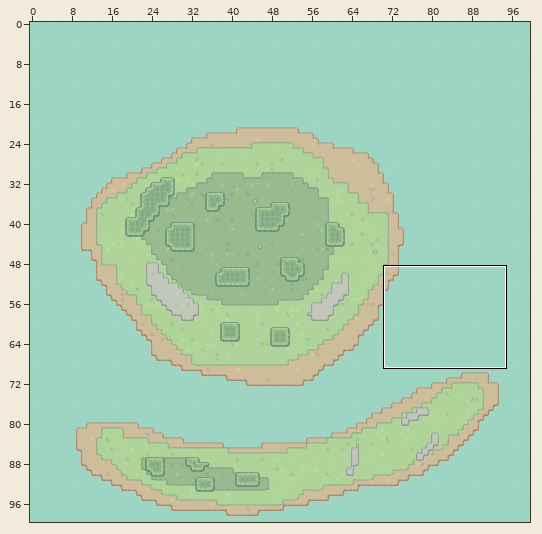
Level history. Tiled map (JSON): resources/MAP/big_test.tmj. The first picture is a wide view before the edit; the outline marks the close-up.
Close-up. Old version:
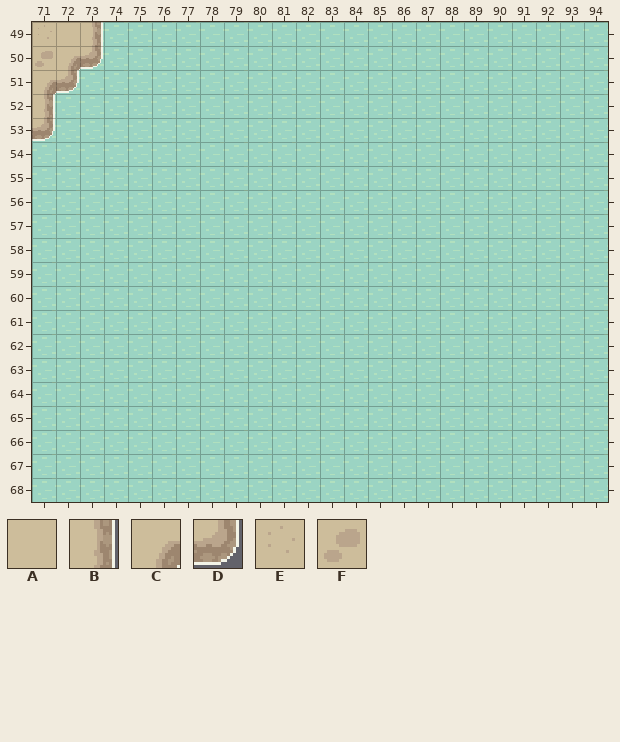
Cells are 16x16 px. Shown: x 71..94, y 49..68. The commit also changed other parts of the map, which this record leaves out.
Key: from "dark_tiles": A 34, B 35, C 38, D 68, E 166, F 169.
_ is an empty cell.
Layers that did not change in this view are not listed.
Layer "terrain" before, first column x 71:
49 EAB_____________________
50 FCD_____________________
51 CD______________________
52 B_______________________
53 D_______________________
54 ________________________
55 ________________________
56 ________________________
57 ________________________
58 ________________________
59 ________________________
60 ________________________
61 ________________________
62 ________________________
63 ________________________
64 ________________________
65 ________________________
66 ________________________
67 ________________________
68 ________________________
The result:
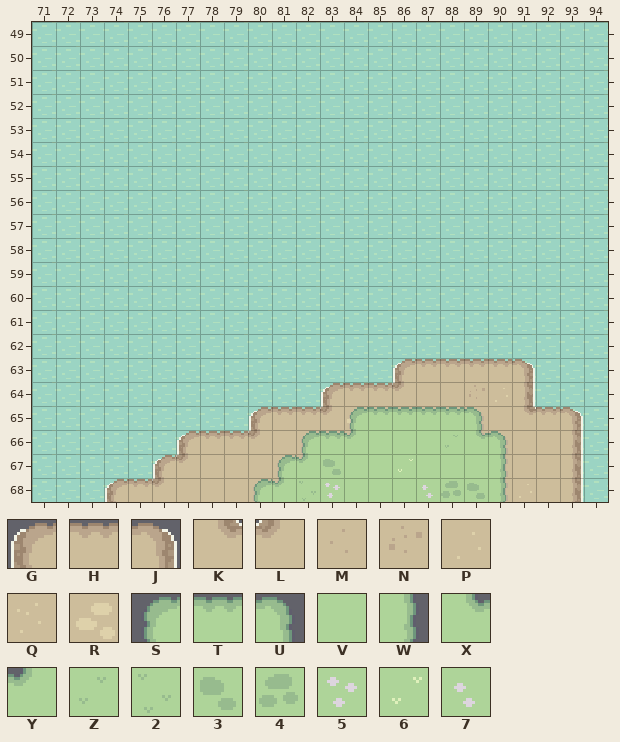
Further tiles: from "dark_tiles": G 0, H 1, J 2, K 71, L 72, M 165, N 167, P 198, Q 199, R 202, S 231, T 232, U 233, V 265, W 266, X 302, Y 303, Z 397, 2 398, 3 399, 4 400, 5 401, 6 430, 7 434.
Edits made:
Layer "terrain":
The author put tile A in row 64 at x 87 to 88; in row 65 at x 85 to 86 and 88 to 90; in row 66 at x 81 to 82 and 89 to 92; in row 67 at x 78 to 82 and 91 to 92; in row 68 at x 77 to 80, 90 and 92.
The author put tile B in row 64 at x 91; in rows 66 to 68 at x 93.
The author put tile F in row 65 at x 87; in row 68 at x 81.
The author put tile G in row 63 at x 86; in row 64 at x 83; in row 65 at x 80; in row 66 at x 77; in row 67 at x 76; in row 68 at x 74.
The author put tile H in row 63 at x 87 to 90; in row 64 at x 84 to 85; in row 65 at x 81 to 82 and 92; in row 66 at x 78 to 79; in row 68 at x 75.
The author put tile J in row 63 at x 91; in row 65 at x 93.
The author put tile K in row 65 at x 91.
The author put tile L in row 64 at x 86; in row 65 at x 83; in row 66 at x 80; in row 67 at x 77; in row 68 at x 76.
The author put tile M in row 67 at x 90.
The author put tile N in row 64 at x 89.
The author put tile P in row 64 at x 90; in row 68 at x 91.
The author put tile Q in row 66 at x 84.
The author put tile R in row 65 at x 84; in row 66 at x 83.
Tile A is gone in row 49 at x 72.
Tile B is gone in row 49 at x 73; in row 52 at x 71.
Tile C is gone in row 50 at x 72; in row 51 at x 71.
Tile D is gone in row 50 at x 73; in row 51 at x 72; in row 53 at x 71.
Tile E is gone in row 49 at x 71.
Tile F is gone in row 50 at x 71.
Layer "grass1":
The author put tile 2 in row 68 at x 82.
The author put tile 3 in row 67 at x 83; in row 68 at x 89.
The author put tile 4 in row 68 at x 88.
The author put tile 5 in row 68 at x 83.
The author put tile 6 in row 67 at x 86.
The author put tile 7 in row 68 at x 87.
The author put tile S in row 65 at x 84; in row 66 at x 82; in row 67 at x 81; in row 68 at x 80.
The author put tile T in row 65 at x 85 to 88; in row 66 at x 83.
The author put tile U in row 65 at x 89; in row 66 at x 90.
The author put tile V in row 66 at x 85 to 87; in row 67 at x 84 to 85 and 87 to 89; in row 68 at x 84 to 86.
The author put tile W in rows 67 to 68 at x 90.
The author put tile X in row 66 at x 89.
The author put tile Y in row 66 at x 84; in row 67 at x 82; in row 68 at x 81.
The author put tile Z in row 66 at x 88.
Boxes around the changes in both close-ups, in picture pixels (x1, y1, x2, y2):
removed: (32, 22, 103, 141)
added: (105, 359, 583, 502)
